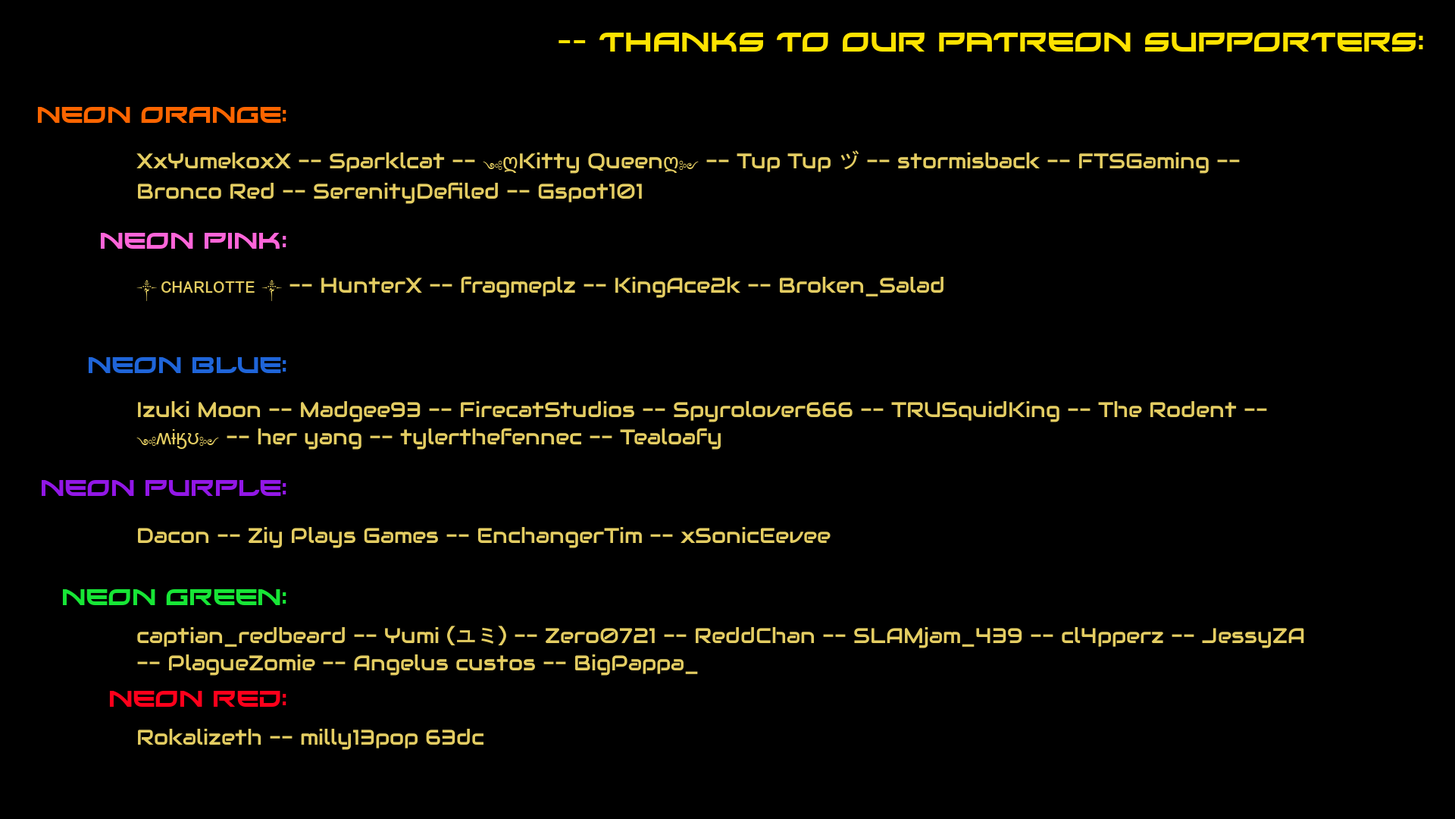
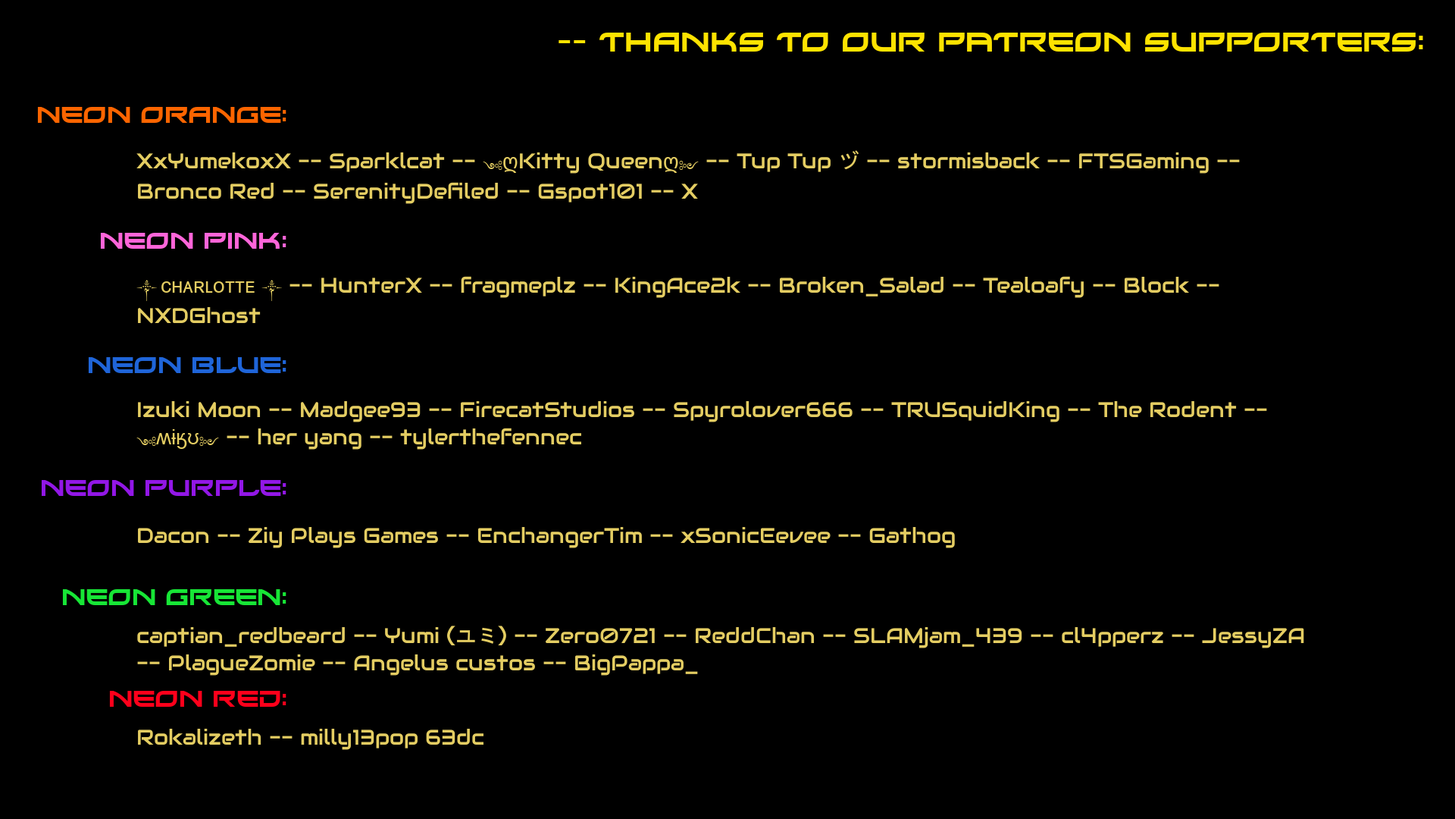
The second (1455, 819) image is a revision of the first. Changes to its layers:
painted on "Dacon -- Ziy Plays Games -- En..." over bbox(838, 526, 956, 549)
painted on "Izuki Moon -- Madgee93 -- Fire..." over bbox(589, 427, 721, 450)
painted on "༒ ᴄʜᴀʀʟᴏᴛᴛᴇ ༒ -- HunterX -- fr..." over bbox(137, 275, 1220, 324)
painted on "XxYumekoxX -- Sparklcat -- ༺ღK..." over bbox(651, 183, 699, 199)
